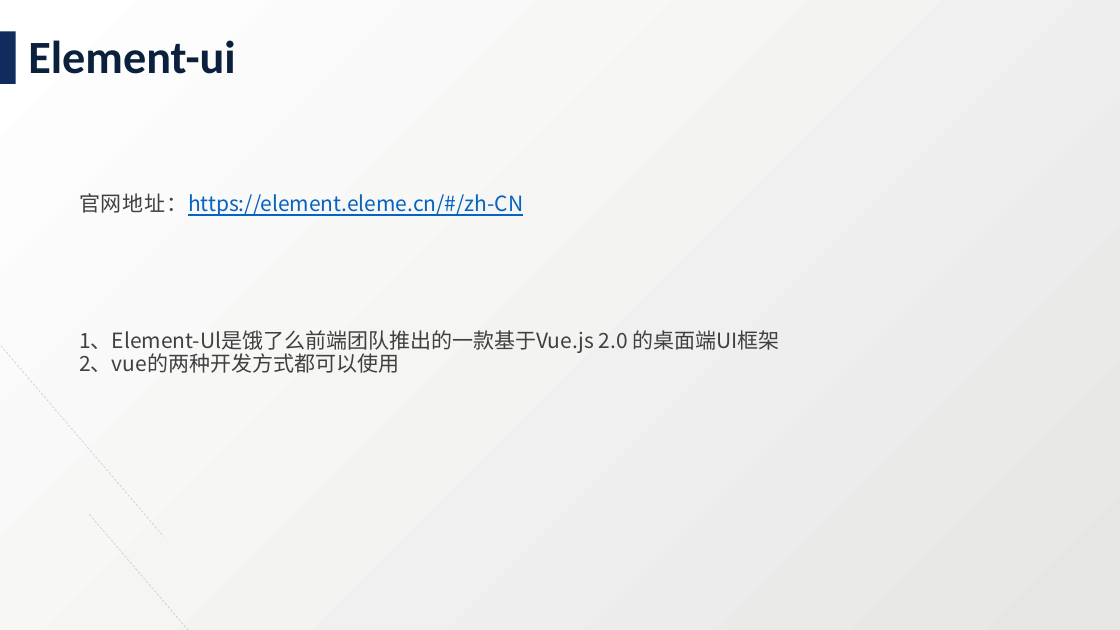
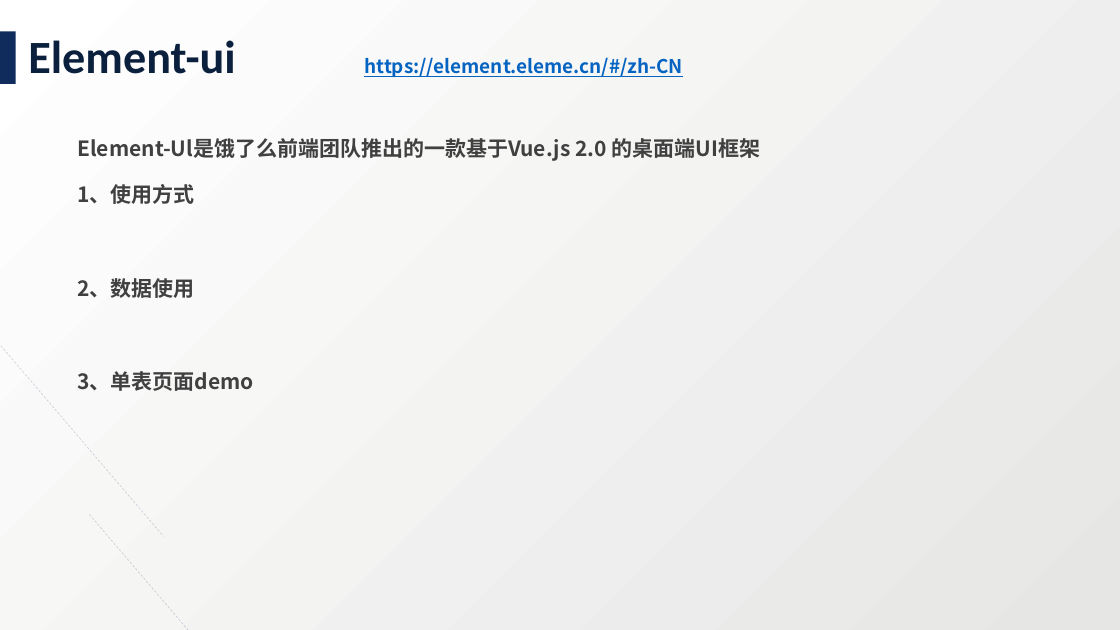
Before and after one commit to hmesingfw/charantia, a slide deck: slide 5 of vue-demo/Vue 学习培训.pptx. Drawn at 1120x630 pixels with LibreOffice and Linux fonts; fonts in the diff are those of the drawing. Boxes give left, top, right and bottom in pixels: in the first picture for what was removed or moved away, otherwise in the second. Text is boxed around its words. In the diff, an @@ line names an element or a change of style, - is before the commit and + after.

```diff
--- a/vue-demo/Vue 学习培训.pptx
+++ b/vue-demo/Vue 学习培训.pptx
@@ title at [28,40,683,77]: text changed; size 39.6 to 16.2 pt; font Calibri to Noto Sans CJK SC; text colour #0B203D to #0563C1 @@
-Element-ui
+Element-ui https://element.eleme.cn/#/zh-CN
@@ text at [77,138,761,391]: text changed; bold on @@
-1、Element-Ul是饿了么前端团队推出的一款基于Vue.js 2.0 的桌面端UI框架
-2、vue的两种开发方式都可以使用
+Element-Ul是饿了么前端团队推出的一款基于Vue.js 2.0 的桌面端UI框架
+1、使用方式
+2、数据使用
+3、单表页面demo
@@ text removed at [79,193,523,216] @@
-官网地址：https://element.eleme.cn/#/zh-CN
```
Also in this commit, not shown: 4 other slides changed, 1 slide added, 4 other files.
